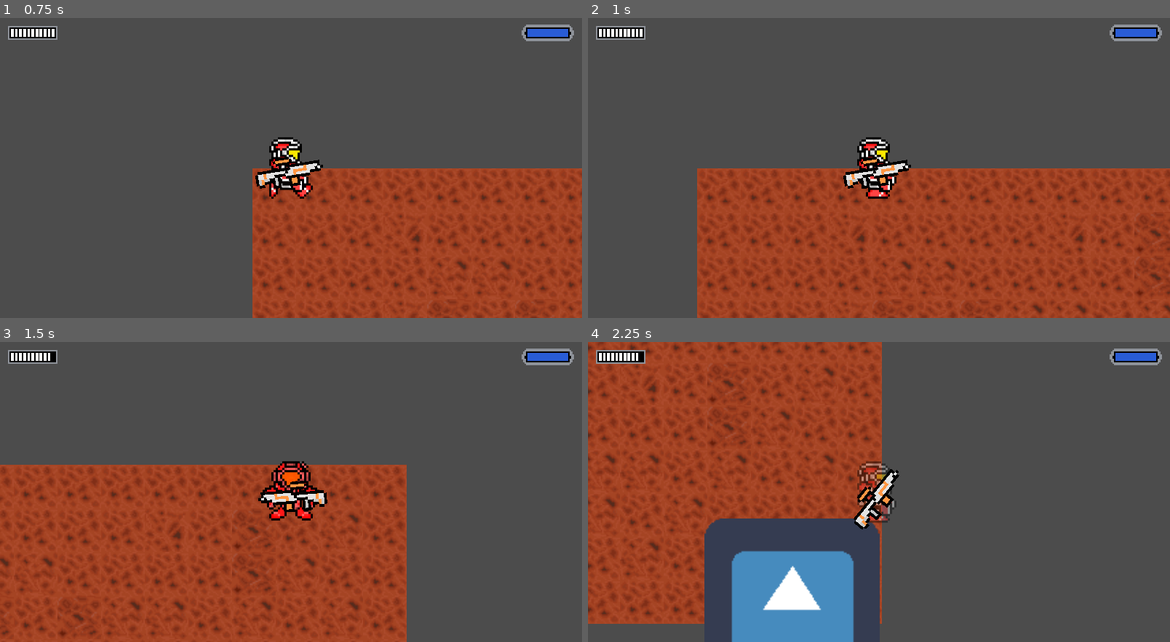
Above: before the commit, frames 1-4 (two rows, left to right).
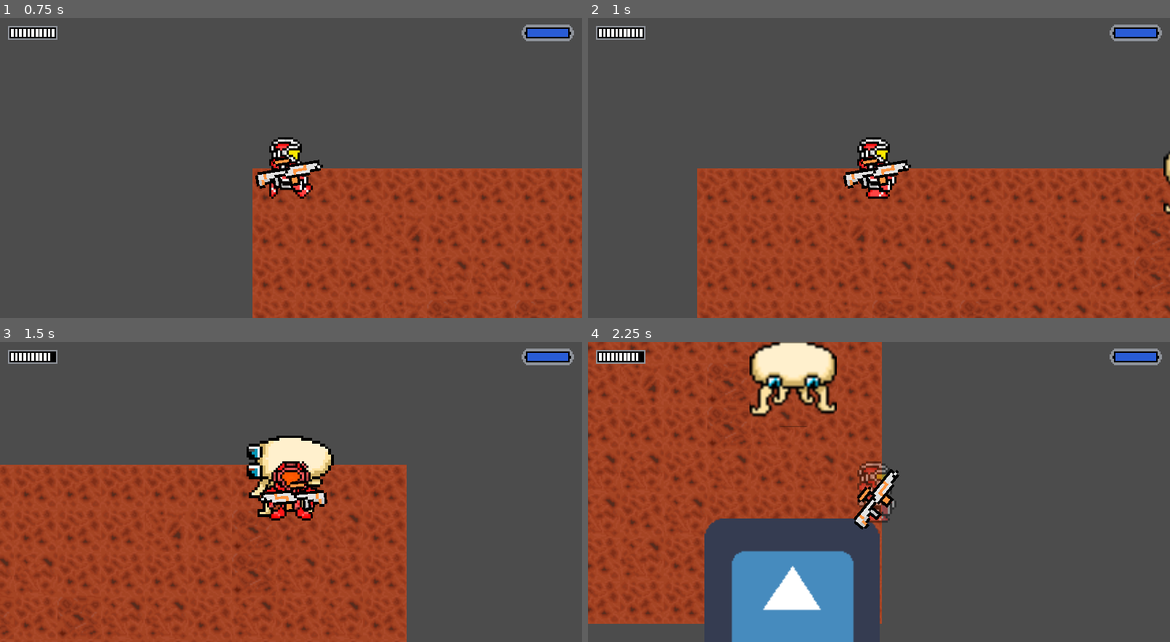
Above: after the commit, the same moments.

Repository: Gorhaloth/Organized-Mars
Game: Godot game, scene res://Enviornment/Enviornment_TEST.tscn
The game is run twice, just before and just after one commit, with the same random seed, the same clock (stepped at 60 frames per second) and the same inputs. The project has no main scene, so this scene is started directly. The engine's default icon, where the game draws it, is replaced by a stand-in: a white triangle on a blue panel in a dark square.
Inputs (mouse positions are in pixels of both pictures, inside the frame that each line leads up to):
- Up to frame 1 (0.75 s): tap Enter at 0.5 s; move the mouse to (419, 153) at 0.52 s; press the mouse at (419, 153) at 0.53 s; hold Right (ui_right) from 0.53 s (still down)
- Up to frame 2 (1 s): keep holding Right (ui_right)
- Up to frame 3 (1.5 s): move the mouse to (174, 507) at 1.27 s; release Right (ui_right) at 1.28 s; release the mouse at (174, 507) at 1.28 s; hold Down (ui_down) from 1.28 s (still down); click (174, 507) at 1.35 s
- Up to frame 4 (2.25 s): move the mouse to (937, 426) at 2.02 s; release Down (ui_down) at 2.03 s; press the mouse at (937, 426) at 2.03 s; hold Right (ui_right) from 2.03 s (still down)

Frame 1 is identical in both runs. In frame 2, 0.1% of the frame differs, in the area x 98-100%, y 44-66%; in frame 3, 1.8%; in frame 4, 3.0%, in the area x 27-43%, y 0-29%.

Commit message:
broken enemy detection

Diff:
--- a/Enemy.gd
+++ b/Enemy.gd
@@ -19,6 +19,7 @@
 	Gun = get_node_or_null("../Player/Gun")
 	if Gun != null:
 		Gun.connect("hit", self, "_on_hit")
+	is_in_group('Enemy')
 
 
 func _physics_process(delta):
--- a/Enemy.tscn
+++ b/Enemy.tscn
@@ -54,7 +54,6 @@
 radius = 120.651
 
 [node name="Enemy" type="Node2D"]
-modulate = Color( 1, 1, 1, 0 )
 script = ExtResource( 2 )
 __meta__ = {
 "_editor_description_": ""
@@ -65,6 +64,7 @@
 scale = Vector2( 2, 2 )
 frames = ExtResource( 1 )
 animation = "Down"
+frame = 4
 playing = true
 
 [node name="Area2D" type="Area2D" parent="."]
--- a/Player/Player.gd
+++ b/Player/Player.gd
@@ -57,3 +57,8 @@
 		Vector2(0,0):
 			$Sprite.playing = false
 			$Sprite.frame = 1
+
+
+func _on_Area2D_area_entered(area):
+	if area.is_in_group('Enemy'):
+		print('bang')
--- a/Player/Player.tscn
+++ b/Player/Player.tscn
@@ -200,84 +200,84 @@
 
 [sub_resource type="AtlasTexture" id=46]
 flags = 4
+atlas = ExtResource( 5 )
+region = Rect2( 0, 0, 512, 512 )
+
+[sub_resource type="AtlasTexture" id=47]
+flags = 4
+atlas = ExtResource( 5 )
+region = Rect2( 512, 0, 512, 512 )
+
+[sub_resource type="AtlasTexture" id=48]
+flags = 4
+atlas = ExtResource( 5 )
+region = Rect2( 0, 512, 512, 512 )
+
+[sub_resource type="AtlasTexture" id=49]
+flags = 4
+atlas = ExtResource( 5 )
+region = Rect2( 512, 512, 512, 512 )
+
+[sub_resource type="AtlasTexture" id=50]
+flags = 4
+atlas = ExtResource( 1 )
+region = Rect2( 0, 0, 512, 512 )
+
+[sub_resource type="AtlasTexture" id=51]
+flags = 4
+atlas = ExtResource( 1 )
+region = Rect2( 512, 0, 512, 512 )
+
+[sub_resource type="AtlasTexture" id=52]
+flags = 4
+atlas = ExtResource( 1 )
+region = Rect2( 0, 512, 512, 512 )
+
+[sub_resource type="AtlasTexture" id=53]
+flags = 4
+atlas = ExtResource( 1 )
+region = Rect2( 512, 512, 512, 512 )
+
+[sub_resource type="AtlasTexture" id=54]
+flags = 4
+atlas = ExtResource( 3 )
+region = Rect2( 0, 512, 512, 512 )
+
+[sub_resource type="AtlasTexture" id=55]
+flags = 4
+atlas = ExtResource( 3 )
+region = Rect2( 0, 0, 512, 512 )
+
+[sub_resource type="AtlasTexture" id=56]
+flags = 4
 atlas = ExtResource( 4 )
 region = Rect2( 0, 512, 512, 512 )
 
-[sub_resource type="AtlasTexture" id=47]
+[sub_resource type="AtlasTexture" id=57]
 flags = 4
 atlas = ExtResource( 4 )
 region = Rect2( 0, 0, 512, 512 )
 
-[sub_resource type="AtlasTexture" id=48]
-flags = 4
-atlas = ExtResource( 5 )
-region = Rect2( 0, 0, 512, 512 )
-
-[sub_resource type="AtlasTexture" id=49]
-flags = 4
-atlas = ExtResource( 5 )
-region = Rect2( 512, 0, 512, 512 )
-
-[sub_resource type="AtlasTexture" id=50]
-flags = 4
-atlas = ExtResource( 5 )
-region = Rect2( 0, 512, 512, 512 )
-
-[sub_resource type="AtlasTexture" id=51]
-flags = 4
-atlas = ExtResource( 5 )
-region = Rect2( 512, 512, 512, 512 )
-
-[sub_resource type="AtlasTexture" id=52]
-flags = 4
-atlas = ExtResource( 3 )
-region = Rect2( 0, 512, 512, 512 )
-
-[sub_resource type="AtlasTexture" id=53]
-flags = 4
-atlas = ExtResource( 3 )
-region = Rect2( 0, 0, 512, 512 )
-
-[sub_resource type="AtlasTexture" id=54]
-flags = 4
-atlas = ExtResource( 1 )
-region = Rect2( 0, 0, 512, 512 )
-
-[sub_resource type="AtlasTexture" id=55]
-flags = 4
-atlas = ExtResource( 1 )
-region = Rect2( 512, 0, 512, 512 )
-
-[sub_resource type="AtlasTexture" id=56]
-flags = 4
-atlas = ExtResource( 1 )
-region = Rect2( 0, 512, 512, 512 )
-
-[sub_resource type="AtlasTexture" id=57]
-flags = 4
-atlas = ExtResource( 1 )
-region = Rect2( 512, 512, 512, 512 )
-
 [sub_resource type="SpriteFrames" id=58]
 animations = [ {
-"frames": [ SubResource( 46 ), SubResource( 47 ) ],
-"loop": true,
-"name": "Right",
-"speed": 6.0
-}, {
-"frames": [ SubResource( 48 ), SubResource( 49 ), SubResource( 50 ), SubResource( 51 ) ],
+"frames": [ SubResource( 46 ), SubResource( 47 ), SubResource( 48 ), SubResource( 49 ) ],
 "loop": true,
 "name": "Up",
 "speed": 6.0
 }, {
-"frames": [ SubResource( 52 ), SubResource( 53 ) ],
+"frames": [ SubResource( 50 ), SubResource( 51 ), SubResource( 52 ), SubResource( 53 ) ],
+"loop": true,
+"name": "Down",
+"speed": 6.0
+}, {
+"frames": [ SubResource( 54 ), SubResource( 55 ) ],
 "loop": true,
 "name": "Left",
 "speed": 6.0
 }, {
-"frames": [ SubResource( 54 ), SubResource( 55 ), SubResource( 56 ), SubResource( 57 ) ],
-"loop": true,
-"name": "Down",
+"frames": [ SubResource( 56 ), SubResource( 57 ) ],
+"loop": true,
+"name": "Right",
 "speed": 6.0
 } ]
 
@@ -300,6 +300,9 @@
 "values": [ Color( 1, 1, 1, 1 ) ]
 }
 
+[sub_resource type="RectangleShape2D" id=61]
+extents = Vector2( 15.0397, 20.7277 )
+
 [node name="Player" type="KinematicBody2D"]
 z_index = 1
 collision_mask = 7
@@ -351,3 +354,9 @@
 
 [node name="Camera2D" type="Camera2D" parent="."]
 current = true
+
+[node name="Area2D" type="Area2D" parent="."]
+
+[node name="CollisionShape2D" type="CollisionShape2D" parent="Area2D"]
+shape = SubResource( 61 )
+[connection signal="area_entered" from="Area2D" to="." method="_on_Area2D_area_entered"]
Not shown: 1 places in Player/Player.tscn that only renumber resources
